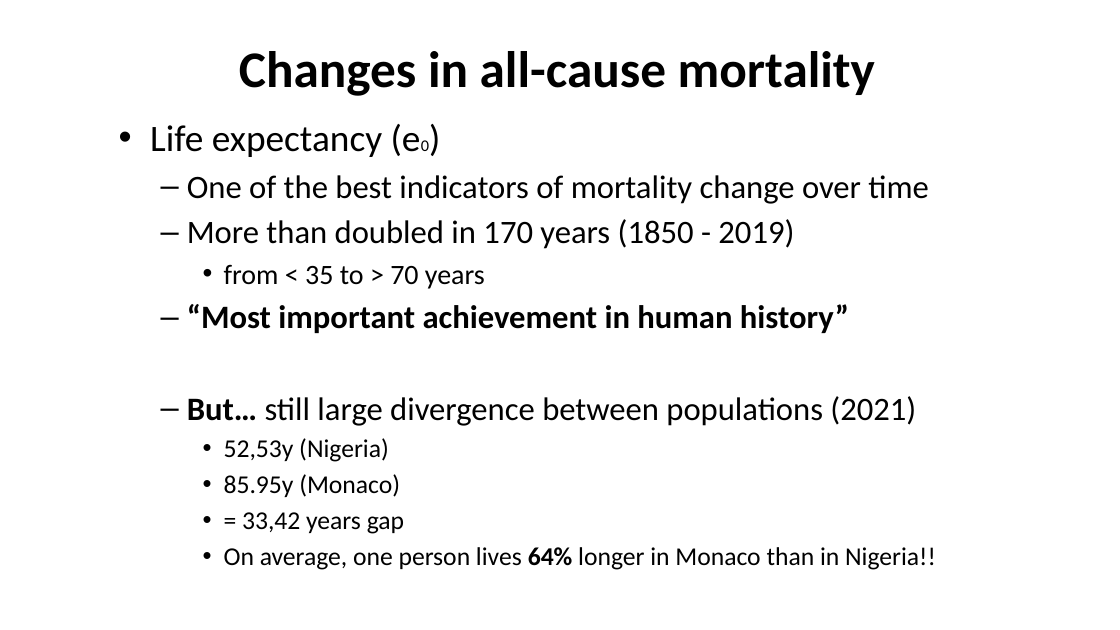
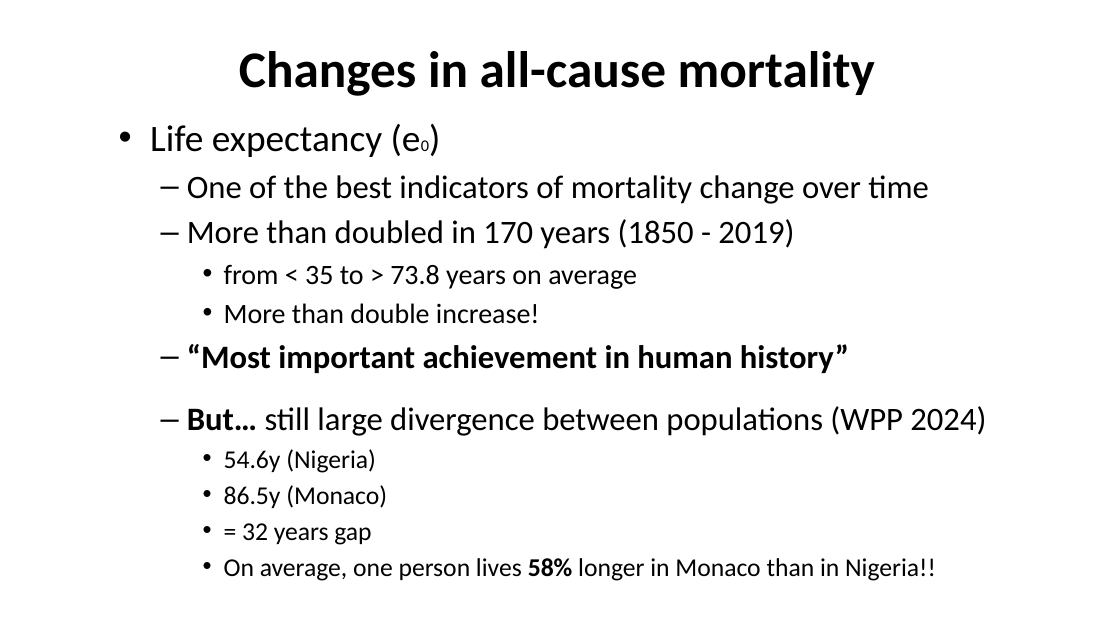
Before and after one commit to kikeacosta/edsd26_apc, a slide deck: slide 10 of slides/01_mortality_trends.pptx (slide 11 before the commit). Drawn at 1120x630 pixels with LibreOffice and Linux fonts; fonts in the diff are those of the drawing. Boxes give left, top, right and bottom in pixels: in the first picture for what was removed or moved away, otherwise in the second. Text is boxed around its words. In the diff, an @@ line names an element or a change of style, - is before the commit and + after.

```diff
--- a/slides/01_mortality_trends.pptx
+++ b/slides/01_mortality_trends.pptx
@@ text at (224,264,637,324): text changed @@
-    • from < 35 to > 70 years
+    • from < 35 to > 73.8 years on average
+    • More than double increase!
@@ text at (187,406,986,581): text changed @@
-  – But… still large divergence between populations (2021)
-    • 52,53y (Nigeria)
-    • 85.95y (Monaco)
-    • = 33,42 years gap
-    • On average, one person lives 64% longer in Monaco than in Nigeria!!
+  – But… still large divergence between populations (WPP 2024)
+    • 54.6y (Nigeria)
+    • 86.5y (Monaco)
+    • = 32 years gap
+    • On average, one person lives 58% longer in Monaco than in Nigeria!!
```
Also in this commit, not shown: 12 other slides changed, 1 slide added, 1 slide removed, 2 other files.
